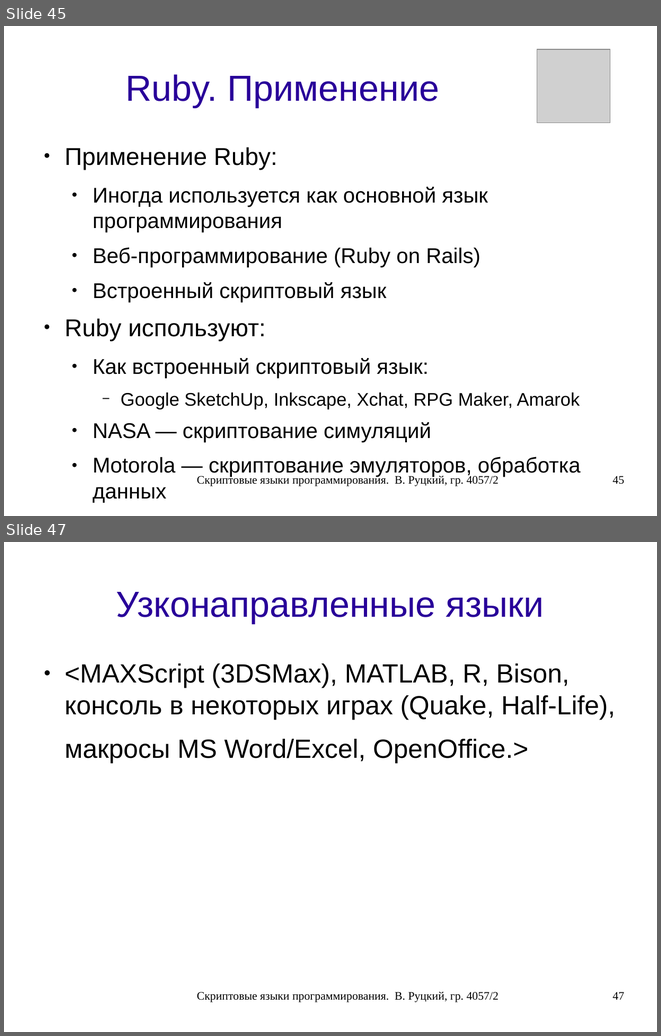
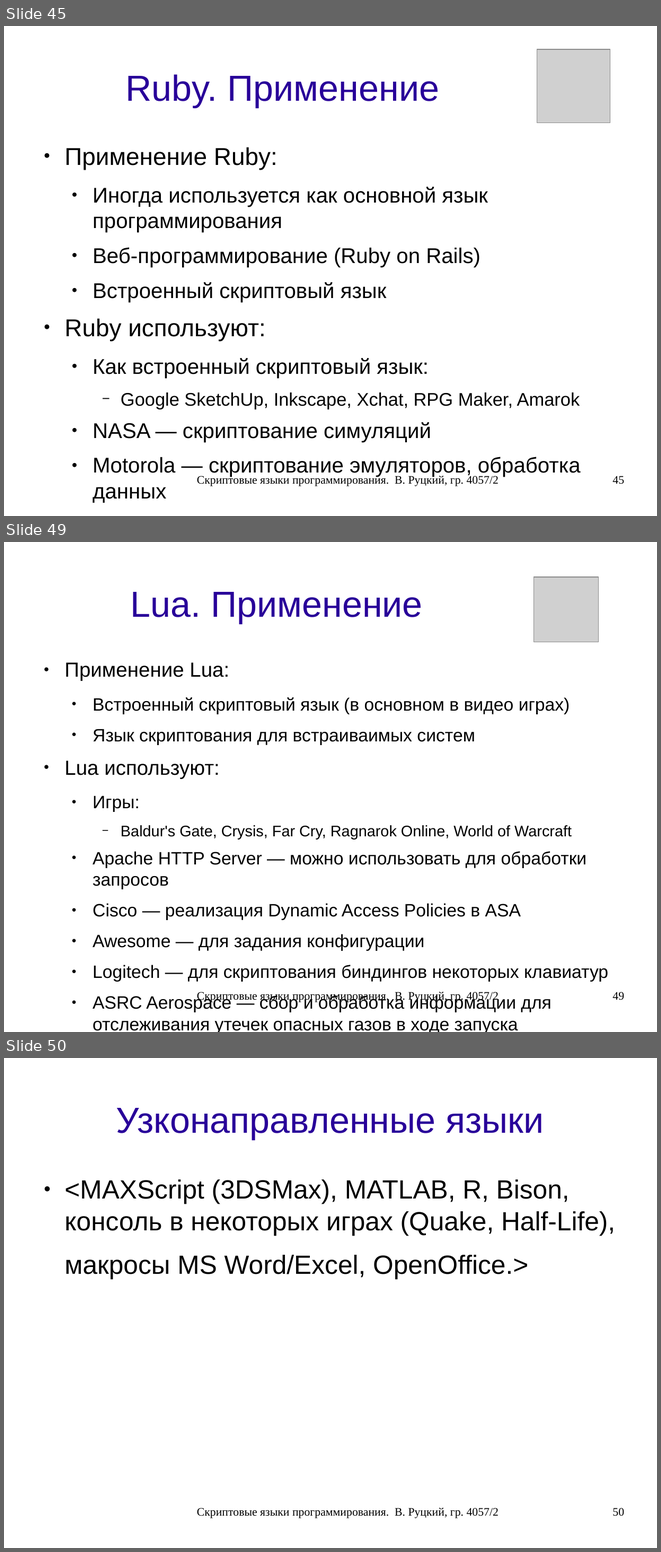
Before and after one commit to rutsky/semester07, a slide deck: Operation_systems/scripting_languages/40572_Rutsky_Scripting_languages.odp. Shown one above the other, each under a label of ours: slides 45 and 47 before the commit, slides 45, 49 and 50 after it; the slides between them are not shown. The pictures are 661x1036 and 661x1552 pixels, drawn with LibreOffice and Linux fonts; fonts in the diff are those of the drawing; grey boxes stand for pictures. Boxes give left, top, right and bottom in pixels: in the first picture for what was removed or moved away, otherwise in the second. Text is boxed around its words. In the diff, an @@ line names an element or a change of style, - is before the commit and + after.

```diff
--- a/Operation_systems/scripting_languages/40572_Rutsky_Scripting_languages.odp
+++ b/Operation_systems/scripting_languages/40572_Rutsky_Scripting_languages.odp
@@ slide 49 added at bbox=[4, 542, 657, 1032], background #FFFFFF @@
@@ picture added at bbox=[535, 577, 599, 642] @@
@@ title added at bbox=[131, 592, 422, 623], 44 pt, text #280099 @@
+Lua. Применение
@@ text added at bbox=[64, 662, 608, 1032], 21.7 pt, text #000000 @@
+● Применение Lua:
+  ● Встроенный скриптовый язык (в основном в видео играх)
+  ● Язык скриптования для встраиваимых систем
+● Lua используют:
+  ● Игры:
+    − Baldur's Gate, Crysis, Far Cry, Ragnarok Online, World of Warcraft
+  ● Apache HTTP Server — можно использовать для обработки запросов
+  ● Cisco — реализация Dynamic Access Policies в ASA
+  ● Awesome — для задания конфигурации
+  ● Logitech — для скриптования биндингов некоторых клавиатур
+  ● ASRC Aerospace — сбор и обработка информации для отслеживания утечек опасных газов в ходе запуска космических кораблей
@@ text added at bbox=[197, 991, 498, 1002], 14 pt, text #000000 @@
+Скриптовые языки программирования. В. Руцкий, гр. 4057/2
@@ page number added at bbox=[612, 991, 624, 1000], 14 pt, text #000000 @@
+49
@@ what was slide 47 is now slide 50 @@
@@ page number at bbox=[612, 1507, 624, 1516]: text changed @@
-47
+50
```
Also in this commit, not shown: 1 slide changed, 2 other slides added.
